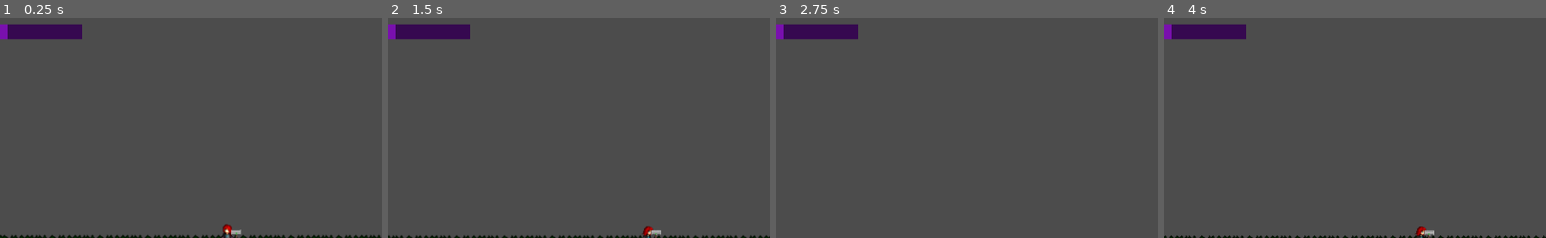
Above: before the commit, frames 1-4 (left to right).
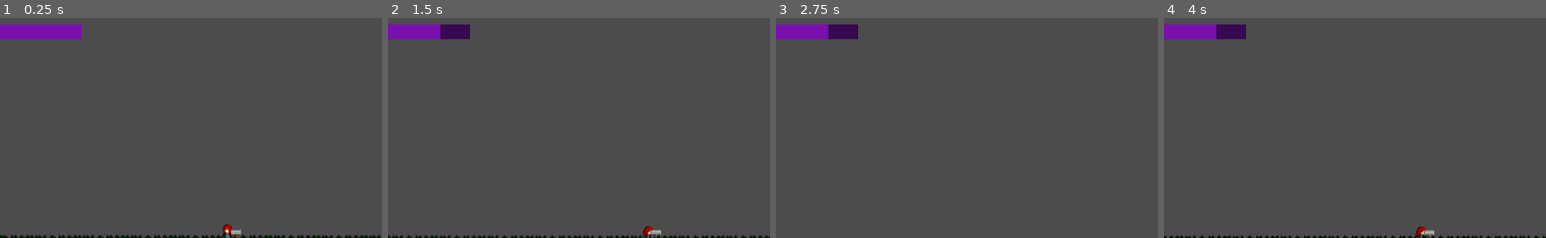
Above: after the commit, the same moments.

Repository: Jantho1990/Hammertime-Prototype
Game: Godot game, scene res://screens/GameScreen.tscn
The game is run twice, just before and just after one commit, with the same random seed, the same clock (stepped at 60 frames per second) and the same inputs.
Inputs (mouse positions are % of the whole screen's width and height, from its top left):
- Up to frame 1 (0.25 s): no input
- Up to frame 2 (1.5 s): tap Enter (ui_accept) at 0.5, 0.77 s; move the mouse to (72, 44) at 0.52 s; hold D (ui_right) from 0.53 s (still down); click (72, 44) at 0.6 s; move the mouse to (30, 55) at 1.27 s; click (30, 55) at 1.35 s
- Up to frame 3 (2.75 s): tap Enter (ui_accept) at 1.52 s; move the mouse to (60, 27) at 2.02 s; release D (ui_right) at 2.03 s; hold A (ui_left) from 2.03 s (still down); right-click (60, 27) at 2.1 s; click (60, 27) at 2.3 s
- Up to frame 4 (4 s): move the mouse to (45, 70) at 2.77 s; release A (ui_left) at 2.78 s; hold D (ui_right) from 2.78 s (still down); click (45, 70) at 2.85 s; tap Enter (ui_accept) at 3.02, 3.77 s; move the mouse to (80, 65) at 3.52 s; click (80, 65) at 3.6 s
The pictures show only the part of the screen within x 10-60%, y 0-50%; the shares and areas given below are measured in that part.

The runs differ from the first frame. In frame 1, 1.3% of the frame differs, in the area x 2-22%, y 3-10%; in frame 2, 0.8%; in frame 3, 0.8%; in frame 4, 0.8%.

Commit message:
wired up spellcaster energy bar with spellcaster mana

Diff:
--- a/systems/spellcaster/Spellcaster.gd
+++ b/systems/spellcaster/Spellcaster.gd
@@ -82,6 +82,7 @@
   # Called every frame. Delta is time since last frame.
   # Update game logic here.
   recharge(delta)
+  GlobalSignal.dispatch('energy_change', { 'energy': mana_current })
 
 # Find a spell using any key and value.
 func find_spell(key, value):
--- /dev/null
+++ b/ui/SpellcasterEnergyBar.gd
@@ -0,0 +1,16 @@
+extends ProgressBar
+
+
+# Declare member variables here. Examples:
+# var a = 2
+# var b = "text"
+
+
+# Called when the node enters the scene tree for the first time.
+func _ready():
+  GlobalSignal.listen('energy_change', self, '_on_Energy_change')
+
+
+func _on_Energy_change(data):
+  var energy = data.energy
+  value = energy
--- a/ui/SpellcasterEnergyBar.tscn
+++ b/ui/SpellcasterEnergyBar.tscn
@@ -1,4 +1,6 @@
-[gd_scene load_steps=3 format=2]
+[gd_scene load_steps=4 format=2]
+
+[ext_resource path="res://ui/SpellcasterEnergyBar.gd" type="Script" id=1]
 
 [sub_resource type="StyleBoxFlat" id=1]
 bg_color = Color( 0.478125, 0.0666667, 0.686275, 1 )
@@ -15,6 +17,7 @@
 step = 1.0
 value = 50.0
 percent_visible = false
+script = ExtResource( 1 )
 __meta__ = {
 "_edit_use_anchors_": false
 }
